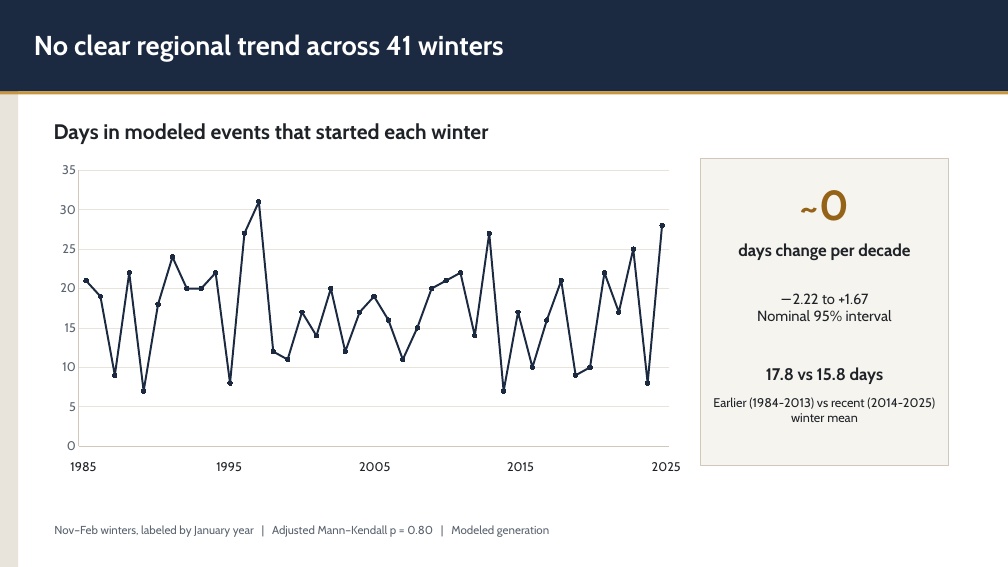
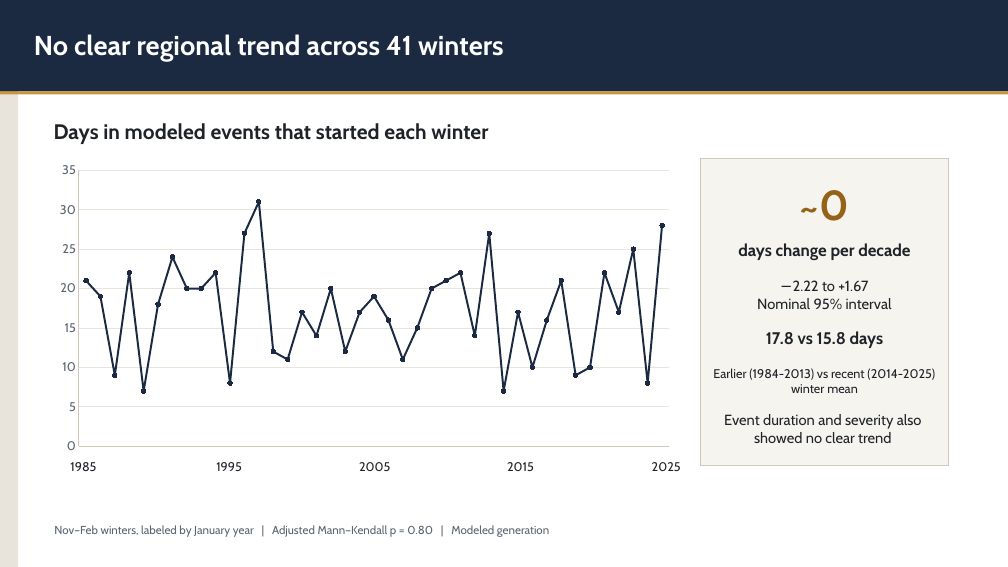
Before and after one commit to asakti47/dunkelflaute-explorer, a slide deck: slide 4 of Dunkelflaute Presentation.pptx. Drawn at 1008x567 pixels with LibreOffice and Linux fonts; fonts in the diff are those of the drawing. Boxes give left, top, right and bottom in pixels: in the first picture for what was removed or moved away, otherwise in the second. Text is boxed around its words. In the diff, an @@ line names an element or a change of style, - is before the commit and + after.

```diff
--- a/Dunkelflaute Presentation.pptx
+++ b/Dunkelflaute Presentation.pptx
@@ text "−2.22 to +1.67" moved from (x1=757, y1=293, x2=892, y2=321) to (x1=757, y1=280, x2=892, y2=309) @@
@@ text "17.8 vs 15.8 days" moved from (x1=766, y1=367, x2=884, y2=384) to (x1=766, y1=331, x2=884, y2=348) @@
@@ text "Earlier (1984-2013) vs recent (2014-2025) ..." moved from (x1=713, y1=397, x2=935, y2=422) to (x1=713, y1=368, x2=935, y2=393) @@
@@ text added at (x1=724, y1=414, x2=922, y2=443), 14 pt, text #1F2328 @@
+Event duration and severity also showed no clear trend
```
Also in this commit, not shown: 6 other slides changed.
